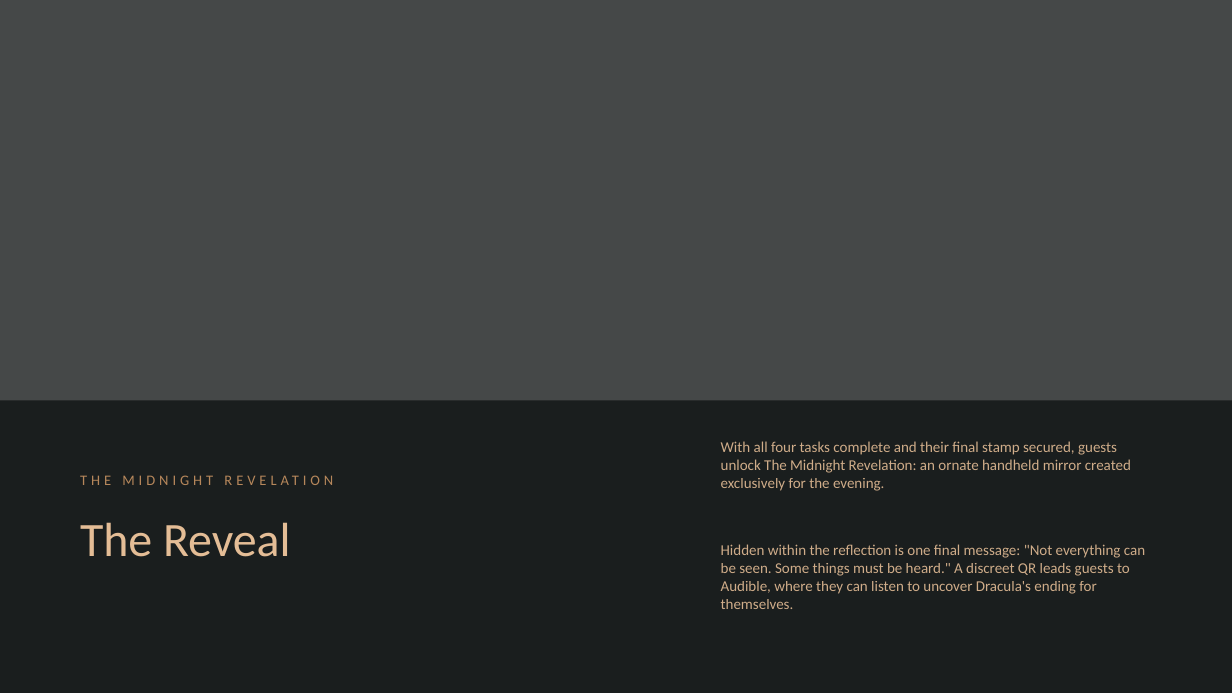
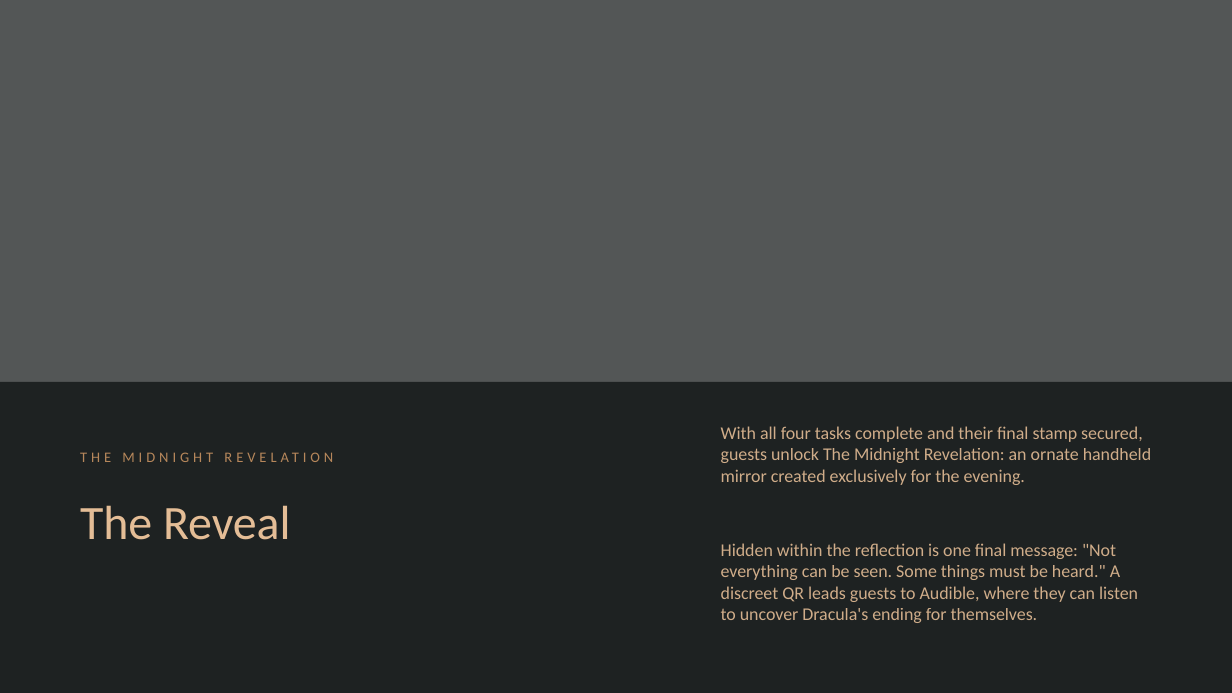
Before and after one commit to unclepauliees/the-hunt-review, a slide deck: slide 14 of deliverables/the-hunt.pptx. Drawn at 1232x693 pixels with LibreOffice and Linux fonts; fonts in the diff are those of the drawing; background and template pictures are left out. Boxes give left, top, right and bottom in pixels: in the first picture for what was removed or moved away, otherwise in the second. Text is boxed around its words. In the diff, an @@ line names an element or a change of style, - is before the commit and + after.

```diff
--- a/deliverables/the-hunt.pptx
+++ b/deliverables/the-hunt.pptx
@@ rectangle at <box>0,0,1232,692</box>: fill #171B1B at 80% opacity to #171B1B at 74% opacity @@
@@ rectangle: place and size @@
-rectangle at <box>0,400,1232,693</box>
+rectangle at <box>0,382,1232,692</box>
@@ rectangle at <box>0,382,1232,692</box>: fill #171B1B at 92% opacity to #171B1B at 88% opacity @@
@@ text "THE MIDNIGHT REVELATION" rewrapped from <box>764,459,917,473</box> to <box>823,448,1005,463</box> @@
@@ text "With all four tasks complete ...": place and size @@
-text "With all four tasks complete ..." at <box>721,441,1145,609</box>
+text "With all four tasks complete ..." at <box>721,426,1151,623</box>
@@ text "With all four tasks complete ..." at <box>721,426,1151,623</box>: size 8.8 to 10.5 pt @@
@@ text "The Reveal": place and size @@
-text "The Reveal" at <box>80,522,291,557</box>
+text "The Reveal" at <box>80,505,291,540</box>
```
Also in this commit, not shown: 9 other slides changed, 2 other files.
